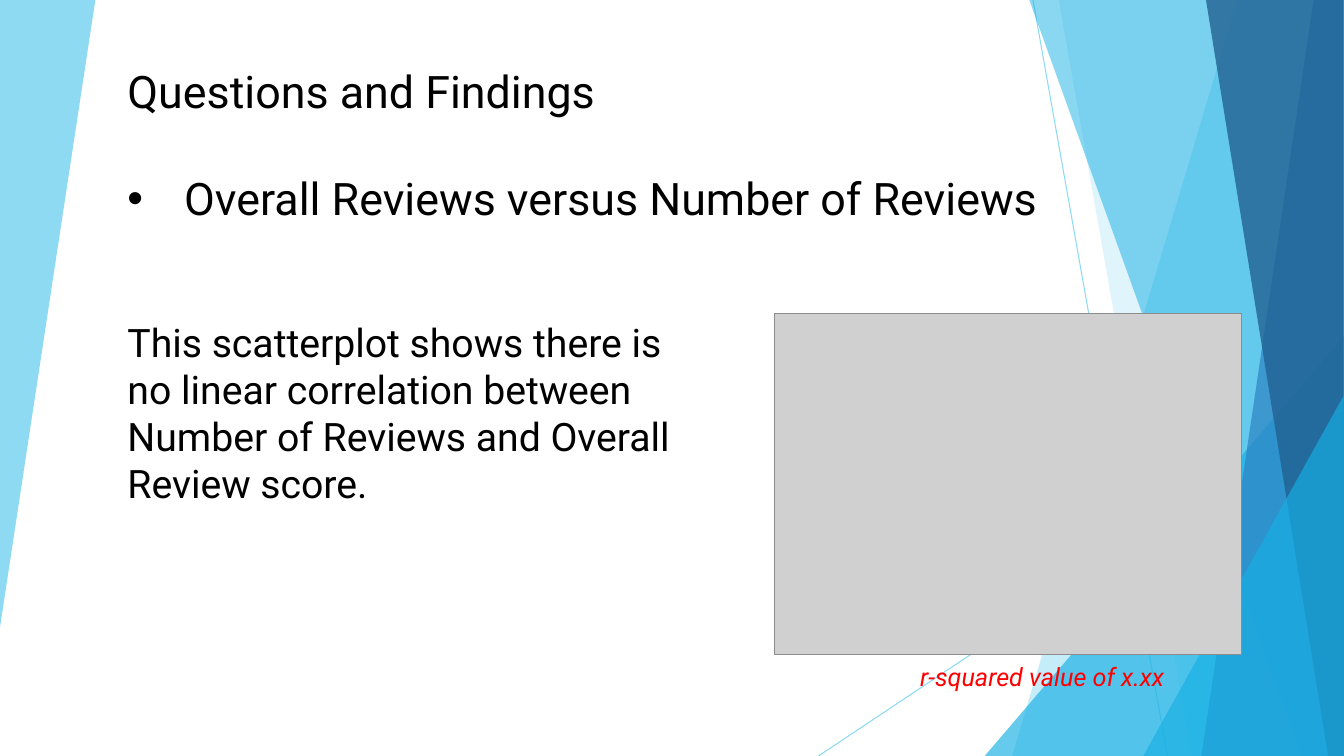
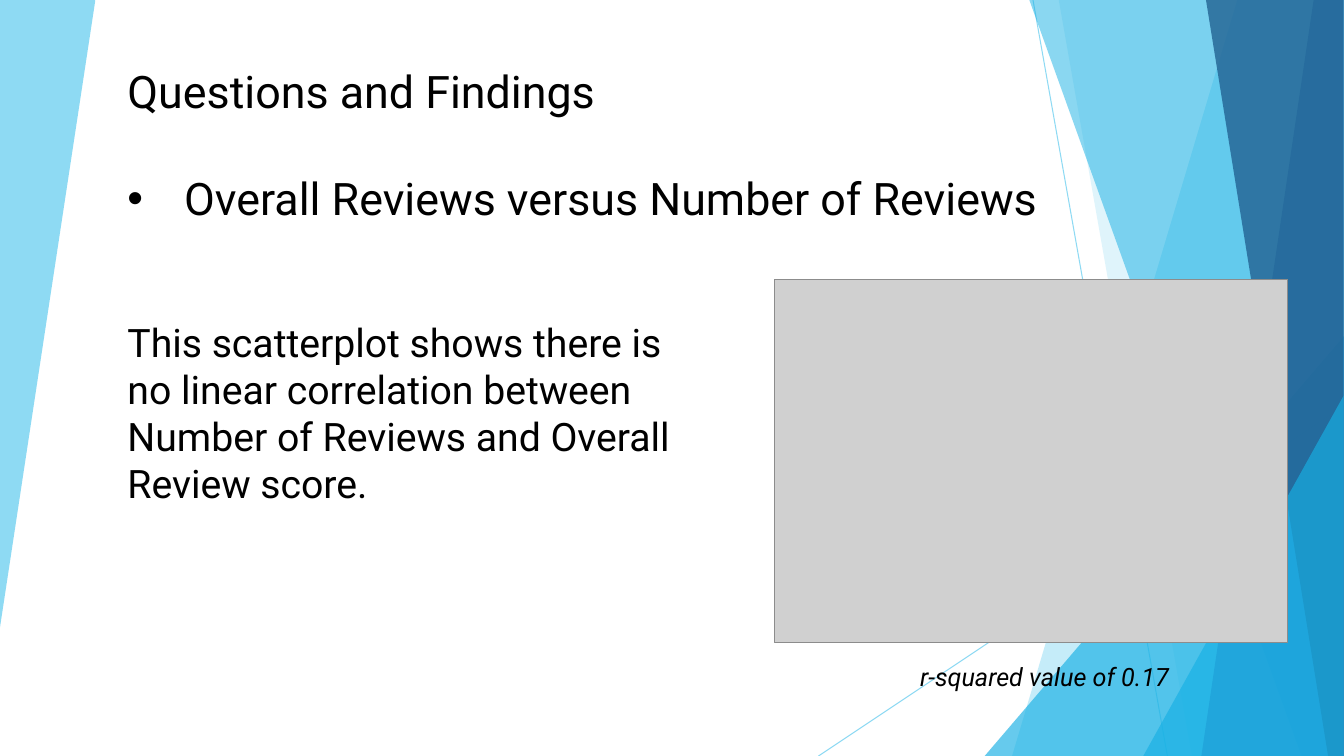
Before and after one commit to JordanSchafer/Beer-Review-Analysis, a slide deck: slide 14 of solution_1_steve/project_I_deck_WIP_v3.pptx. Drawn at 1344x756 pixels with LibreOffice and Linux fonts; fonts in the diff are those of the drawing; grey boxes stand for pictures. Boxes give left, top, right and bottom in pixels: in the first picture for what was removed or moved away, otherwise in the second. Text is boxed around its words. In the diff, an @@ line names an element or a change of style, - is before the commit and + after.

```diff
--- a/solution_1_steve/project_I_deck_WIP_v3.pptx
+++ b/solution_1_steve/project_I_deck_WIP_v3.pptx
@@ picture: place and size @@
-picture at (774,314,1241,654)
+picture at (774,279,1288,643)
@@ text at (920,664,1169,693): text changed; text colour #FF0000 to #000000 @@
-r-squared value of x.xx
+r-squared value of 0.17
```
Also in this commit, not shown: 11 other slides changed.
